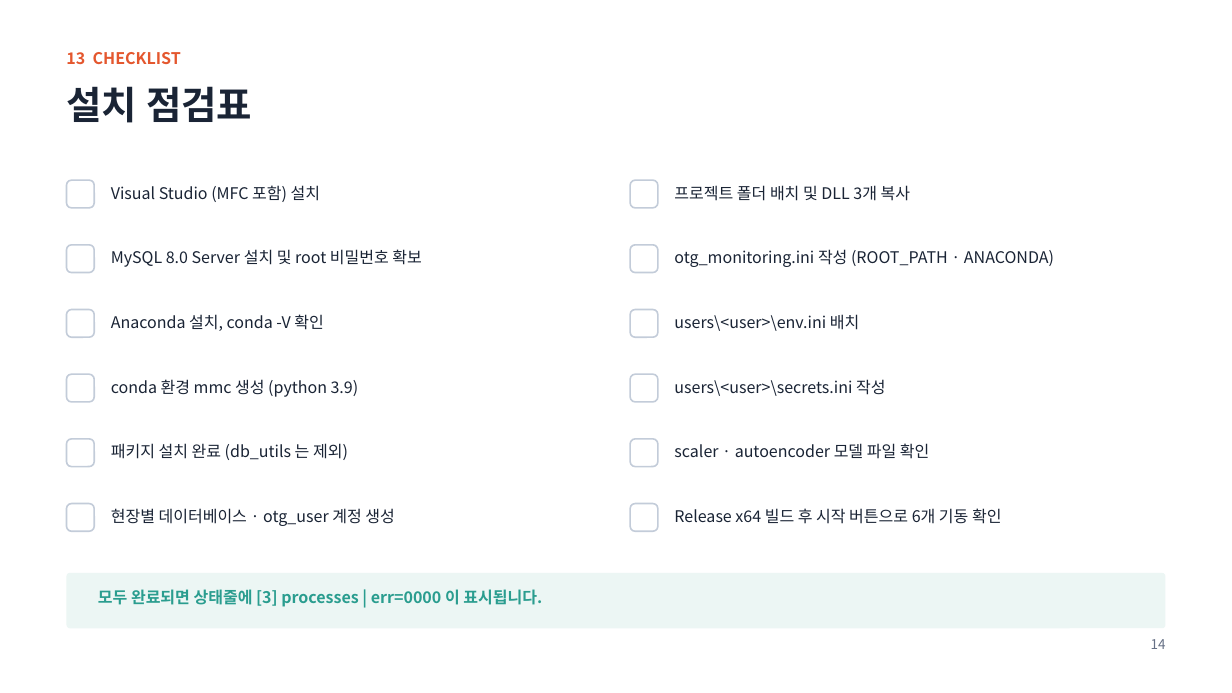
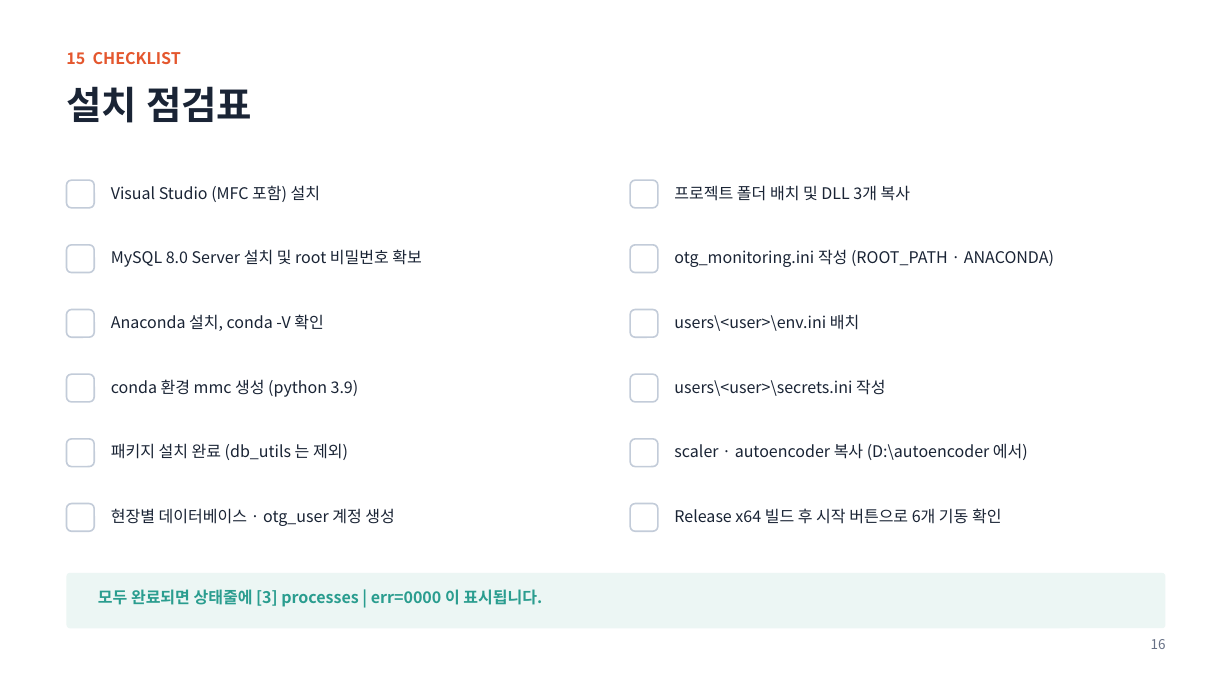
Before and after one commit to oskwon65/MultiModal_FireCam, a slide deck: slide 16 of 멀티모달_화재감지_모니터링_설치매뉴얼.pptx (slide 14 before the commit). Drawn at 1232x693 pixels with LibreOffice and Linux fonts; fonts in the diff are those of the drawing. Boxes give left, top, right and bottom in pixels: in the first picture for what was removed or moved away, otherwise in the second. Text is boxed around its words. In the diff, an @@ line names an element or a change of style, - is before the commit and + after.

```diff
--- a/멀티모달_화재감지_모니터링_설치매뉴얼.pptx
+++ b/멀티모달_화재감지_모니터링_설치매뉴얼.pptx
@@ text at [66,52,181,64]: text changed @@
-13 CHECKLIST
+15 CHECKLIST
@@ text at [674,443,1028,460]: text changed @@
-scaler · autoencoder 모델 파일 확인
+scaler · autoencoder 복사 (D:\autoencoder 에서)
@@ text at [1151,639,1166,649]: text changed @@
-14
+16
```
Also in this commit, not shown: 1 other slide changed, 2 slides added, 1 other file.
